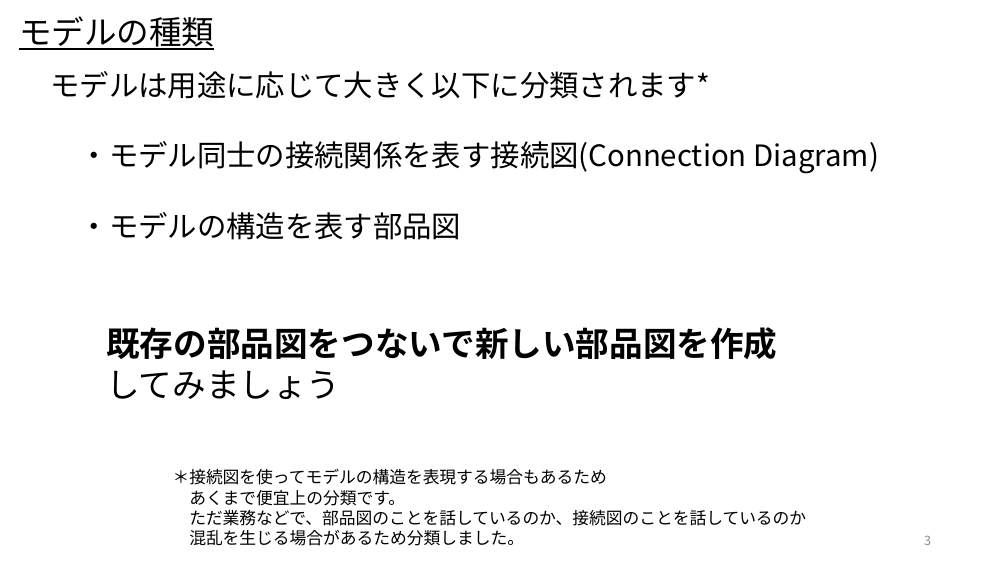
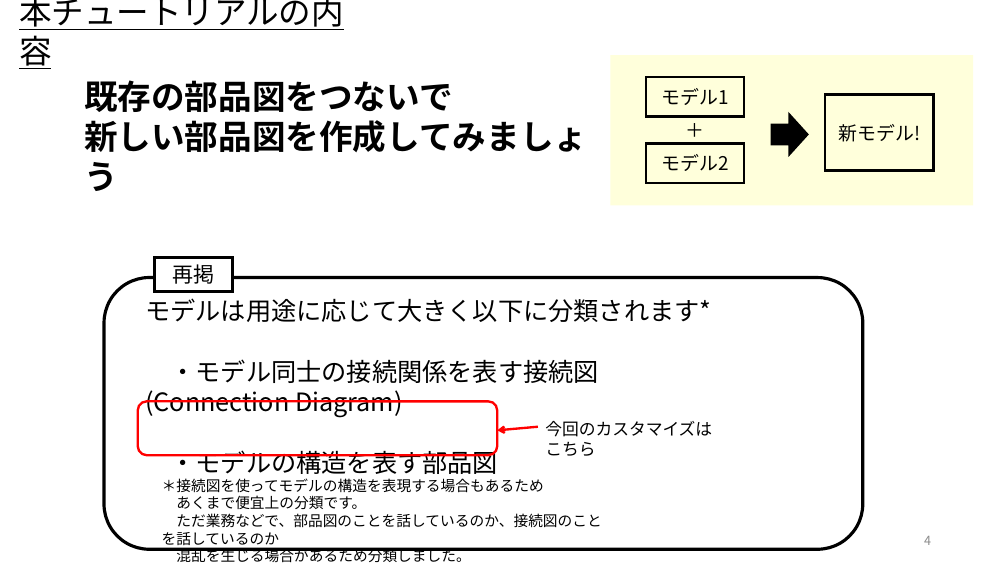
Before and after one commit to UedaShigenori/OpenModelica_Tutorials_Ja, a slide deck: slide 4 of 4_CustomizeModel2_ParallelSprings/OpenModelica_Tutorials_4.pptx (slide 3 before the commit). Drawn at 1008x567 pixels with LibreOffice and Linux fonts; fonts in the diff are those of the drawing. Boxes give left, top, right and bottom in pixels: in the first picture for what was removed or moved away, otherwise in the second. Text is boxed around its words. In the diff, an @@ line names an element or a change of style, - is before the commit and + after.

Commit message:
誤字、内容の修正

```diff
--- a/4_CustomizeModel2_ParallelSprings/OpenModelica_Tutorials_4.pptx
+++ b/4_CustomizeModel2_ParallelSprings/OpenModelica_Tutorials_4.pptx
@@ text at box(19, 0, 344, 69): text changed @@
-モデルの種類
+本チュートリアルの内容
@@ rectangle added at box(610, 55, 973, 206), fill #FFFFCC at 70% opacity @@
@@ text at box(84, 80, 587, 152): spaces changed @@
-既存の部品図をつないで新しい部品図を作成
-してみましょう
+既存の部品図をつないで
+新しい部品図を作成してみましょう
@@ rectangle added at box(646, 77, 744, 116), outline #000000 2.25 pt, 18 pt, text #000000 @@
+モデル1
@@ text added at box(678, 115, 712, 145), 18 pt, text #000000 @@
+＋
@@ right arrow added at box(772, 115, 808, 154), fill #000000, outline #000000 2.25 pt @@
@@ rectangle added at box(825, 95, 934, 171), outline #000000 2.25 pt, 18 pt, text #000000 @@
+新モデル!
@@ rectangle added at box(646, 144, 744, 183), outline #000000 2.25 pt, 18 pt, text #000000 @@
+モデル2
@@ group added at box(104, 257, 864, 549): 2 rounded rectangles, 1 arrow, 1 text, 1 rectangle @@
+今回のカスタマイズはこちら
+再掲
@@ text "モデルは用途に応じて大きく以下に分類されます*": place and size @@
-text "モデルは用途に応じて大きく以下に分類されます*" at box(50, 71, 879, 240)
+text "モデルは用途に応じて大きく以下に分類されます*" at box(145, 298, 711, 479)
@@ text "モデルは用途に応じて大きく以下に分類されます*" at box(145, 298, 711, 479): size 28 to 24 pt @@
@@ text "＊接続図を使ってモデルの構造を表現する場合もあるため": place and size @@
-text "＊接続図を使ってモデルの構造を表現する場合もあるため" at box(173, 469, 806, 546)
+text "＊接続図を使ってモデルの構造を表現する場合もあるため" at box(162, 478, 602, 563)
@@ text "＊接続図を使ってモデルの構造を表現する場合もあるため" at box(162, 478, 602, 563): size 16 to 14 pt @@
@@ page number at box(924, 536, 931, 545): text changed @@
-3
+4
```
Also in this commit, not shown: 2 other slides changed, 1 slide added, 3 other files.
